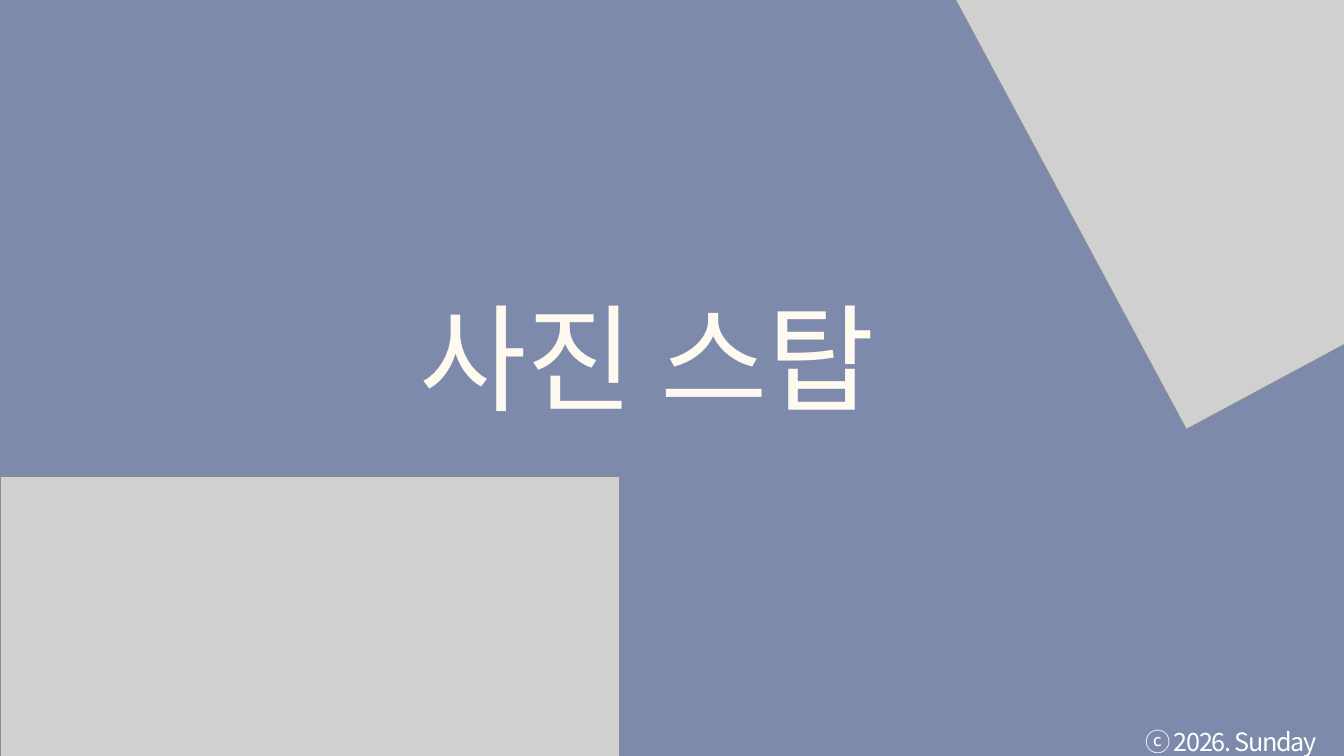
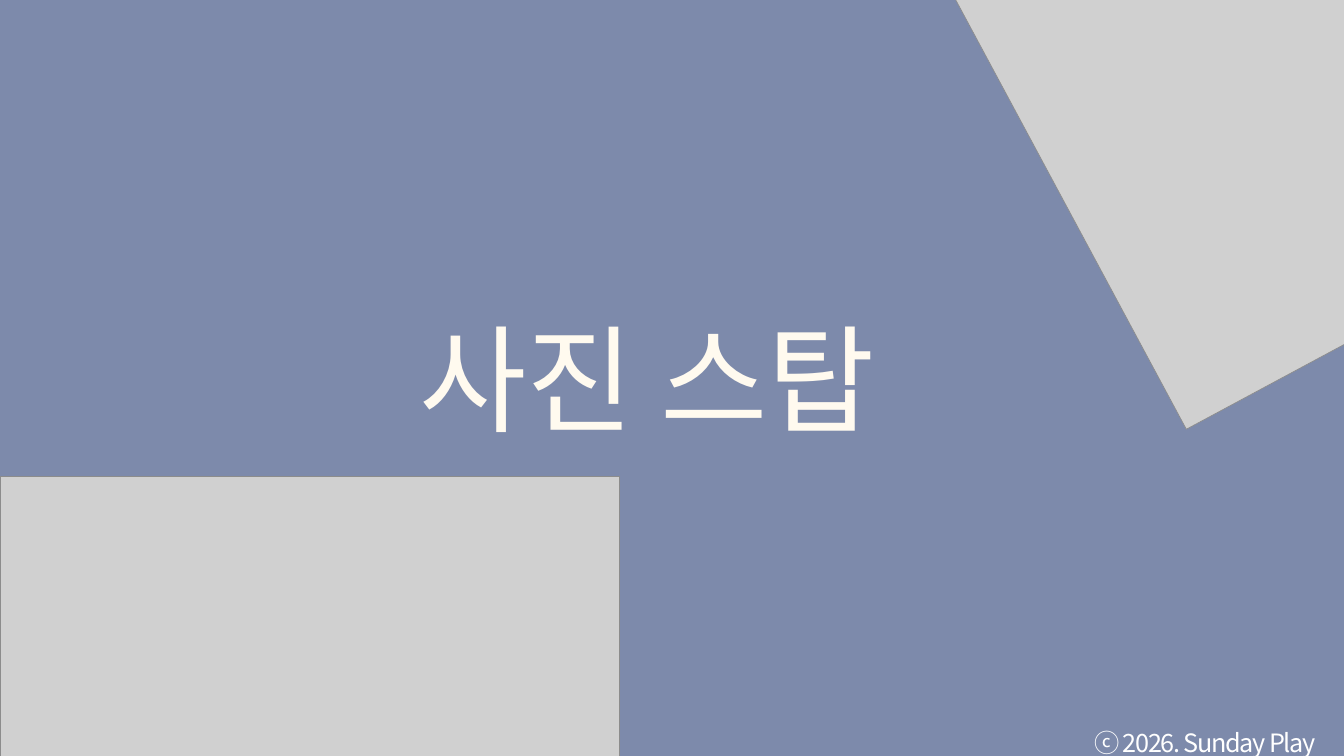
Before and after one commit to tkdgns25300/sunday_play, a slide deck: slide 3 of public/downloads/games/photo-stop/rules.pptx. Drawn at 1344x756 pixels with LibreOffice and Linux fonts; fonts in the diff are those of the drawing; grey boxes stand for pictures. Boxes give left, top, right and bottom in pixels: in the first picture for what was removed or moved away, otherwise in the second. Text is boxed around its words. In the diff, an @@ line names an element or a change of style, - is before the commit and + after.

```diff
--- a/public/downloads/games/photo-stop/rules.pptx
+++ b/public/downloads/games/photo-stop/rules.pptx
@@ text "사진 스탑": place and size @@
-text "사진 스탑" at <box>419,305,875,411</box>
+text "사진 스탑" at <box>419,326,875,432</box>
@@ text "사진 스탑" at <box>419,326,875,432</box>: font Roboto to Noto Sans CJK KR @@
@@ text "ⓒ 2026. Sunday Play" rewrapped from <box>1145,730,1317,756</box> to <box>1094,731,1316,756</box> @@
```
Also in this commit, not shown: 3 other slides changed, 3 other files.
